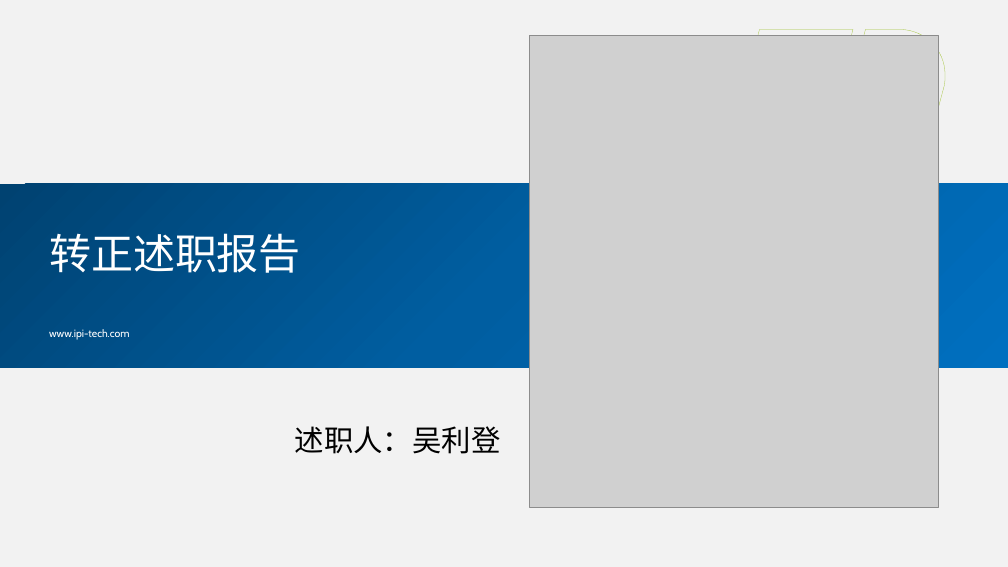
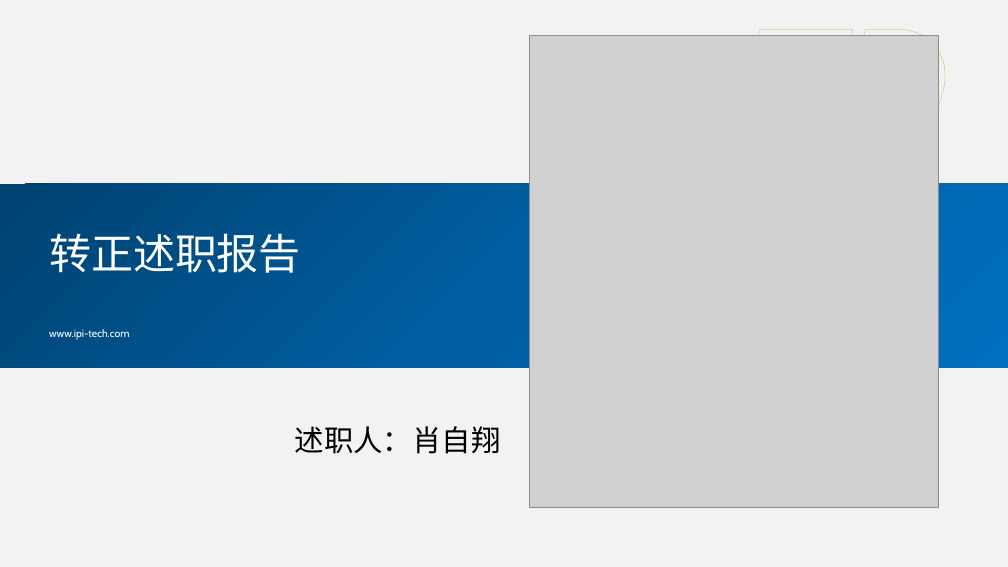
Before and after one commit to xiaozixiang/DocMent, a slide deck: slide 1 of IPI-HR-30-07A转正述职报告.pptx. Drawn at 1008x567 pixels with LibreOffice and Linux fonts; fonts in the diff are those of the drawing; grey boxes stand for pictures; background and template pictures are left out. Boxes give left, top, right and bottom in pixels: in the first picture for what was removed or moved away, otherwise in the second. Text is boxed around its words. In the diff, an @@ line names an element or a change of style, - is before the commit and + after.

```diff
--- a/IPI-HR-30-07A转正述职报告.pptx
+++ b/IPI-HR-30-07A转正述职报告.pptx
@@ text at (295, 426, 501, 454): text changed @@
-述职人：吴利登
+述职人：肖自翔
```
Also in this commit, not shown: 15 other slides changed.
